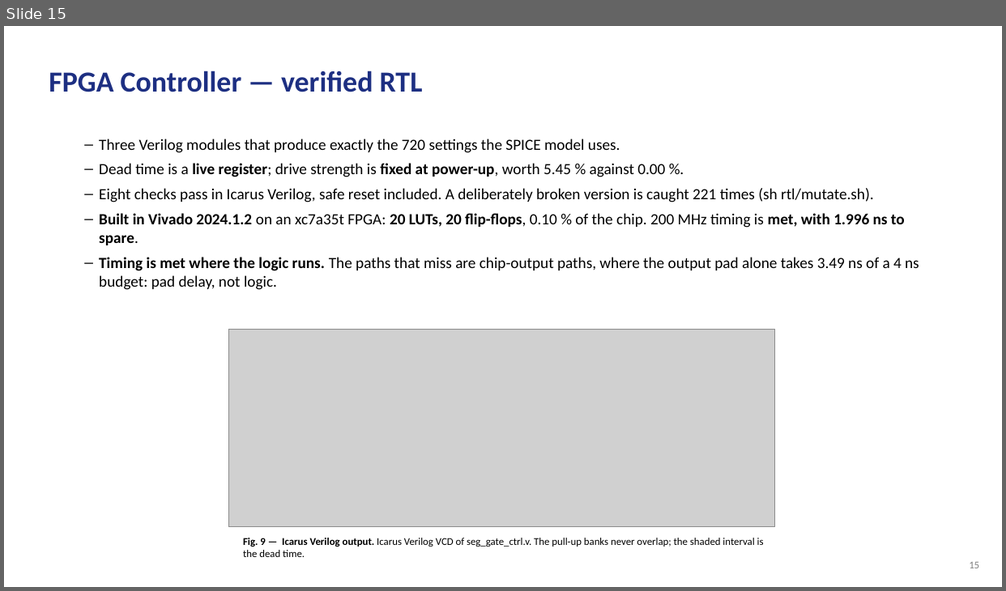
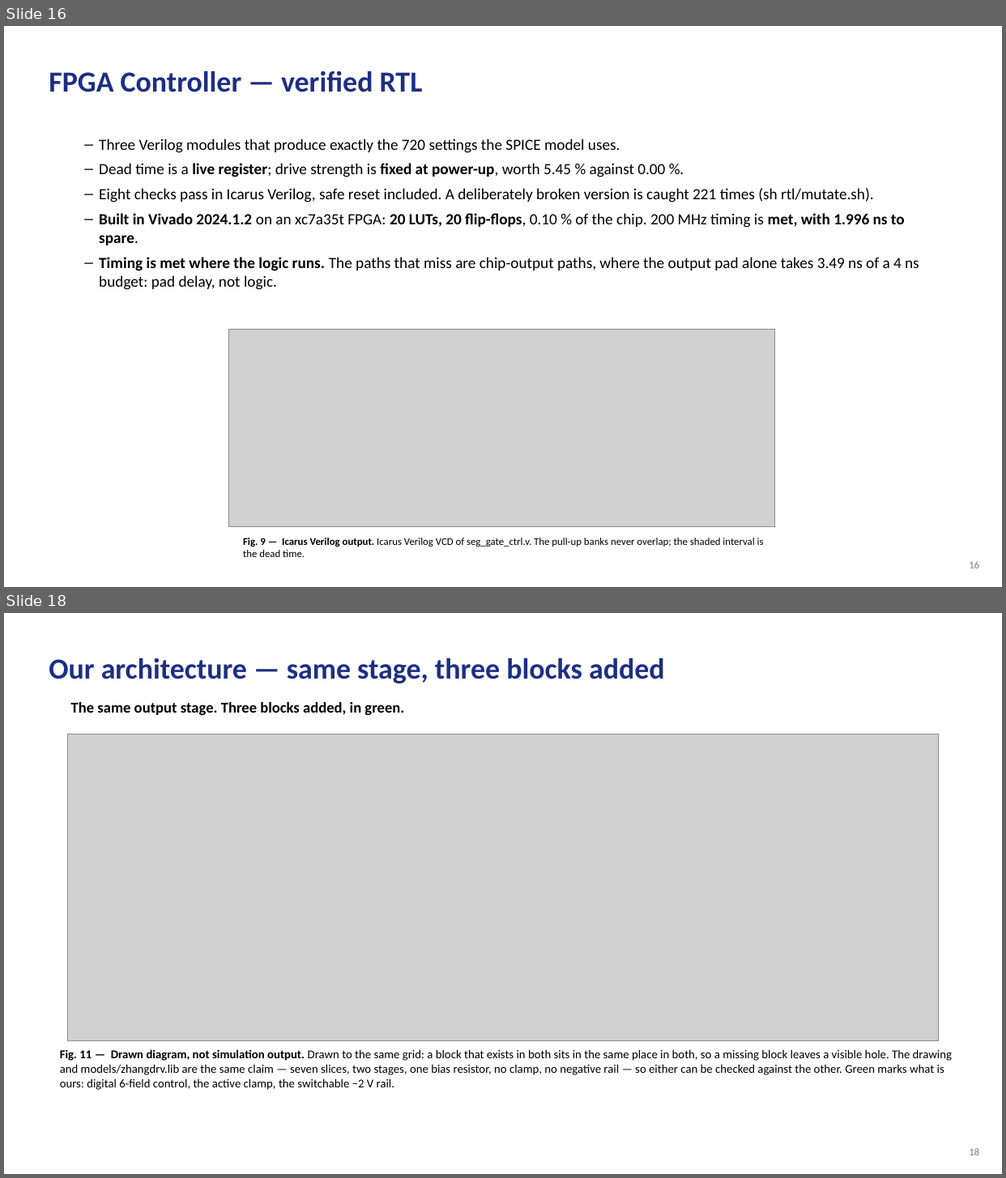
Before and after one commit to Amritha902/gan-driver, a slide deck: review/GaN_Review1_PRESENT.pptx. Shown one above the other, each under a label of ours: slide 15 before the commit, slides 16 and 18 after it; the slides between them are not shown. The pictures are 1006x591 and 1006x1178 pixels, drawn with LibreOffice and Linux fonts; fonts in the diff are those of the drawing; grey boxes stand for pictures. Boxes give left, top, right and bottom in pixels: in the first picture for what was removed or moved away, otherwise in the second. Text is boxed around its words. In the diff, an @@ line names an element or a change of style, - is before the commit and + after.

```diff
--- a/review/GaN_Review1_PRESENT.pptx
+++ b/review/GaN_Review1_PRESENT.pptx
@@ slide 18 added at box(4, 613, 1002, 1174), background #FFFFFF @@
@@ text added at box(49, 658, 665, 683), 28 pt, text #1D2F82, bold @@
+Our architecture — same stage, three blocks added
@@ text added at box(71, 702, 404, 715), 14.5 pt, text #000000, bold @@
+The same output stage. Three blocks added, in green.
@@ picture added at box(67, 735, 938, 1041) @@
@@ text added at box(60, 1050, 952, 1090), 11.5 pt, text #000000 @@
+Fig. 11 — Drawn diagram, not simulation output. Drawn to the same grid: a block that exists in both sits in the same place in both, so a missing block leaves a visible hole. The drawing and models/zhangdrv.lib are the same claim — seven slices, two stages, one bias resistor, no clamp, no negative rail — so either can be checked against the other. Green marks what is ours: digital 6-field control, the active clamp, the switchable −2 V rail.
@@ text added at box(969, 1148, 979, 1156), 10 pt, text #808080 @@
+18
@@ what was slide 15 is now slide 16 @@
```
Also in this commit, not shown: 17 other slides changed, 3 other slides added, 15 other files.
